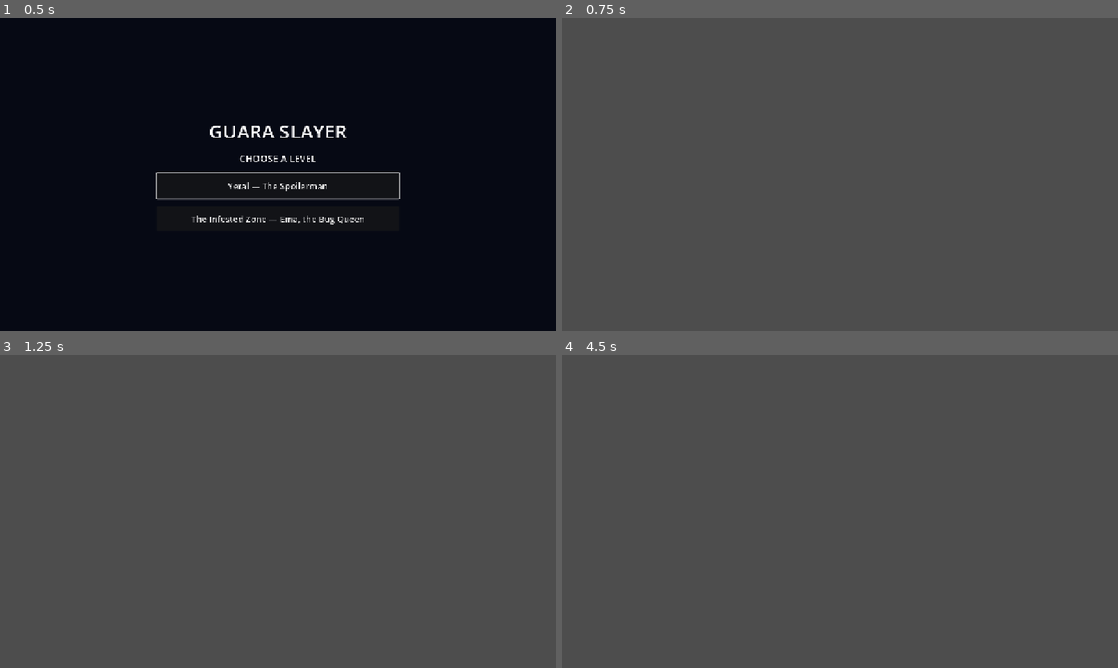
Above: before the commit, frames 1-4 (two rows, left to right).
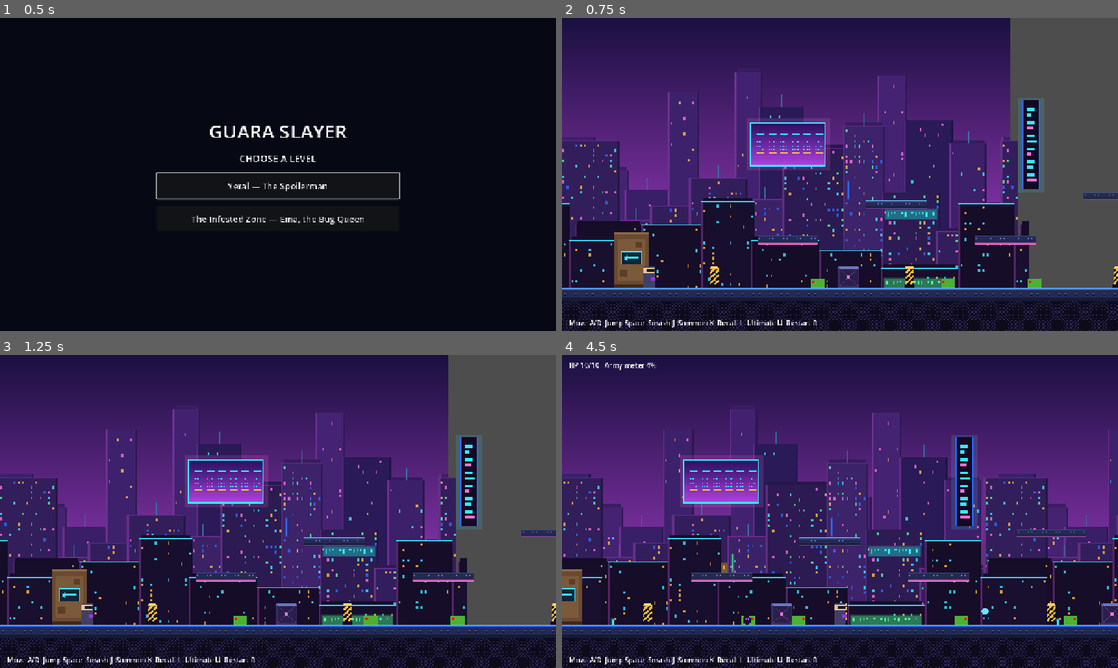
Above: after the commit, the same moments.

Repository: Ragnorus/GuaraGameJam2026
Game: Godot game, scene res://scenes/level_select.tscn
Same seed, same stepped clock (60 frames per second), same inputs: the game is played once before the commit and once after it.
Inputs (mouse positions are in pixels of both pictures, inside the frame that each line leads up to):
- Up to frame 1 (0.5 s): no input
- Up to frame 2 (0.75 s): click "Yeral — The Spoilerman" at 0.5 s
- Up to frame 3 (1.25 s): no input
- Up to frame 4 (4.5 s): move the mouse to (962, 495) at 1.27 s; hold D (move_right, bound only after the commit) 1.28-2.78 s; tap Shift (dash, bound only after the commit) at 1.35 s; click (962, 495) at 1.42 s; tap Space (jump, bound only after the commit) at 1.52, 2.27, 3.77 s; move the mouse to (728, 527) at 2.02 s; tap L (recall, bound only after the commit) at 2.1 s; move the mouse to (895, 442) at 2.77 s; hold A (move_left, bound only after the commit) 2.78-3.53 s; hold J (shoot, bound only after the commit) 2.78-3.53 s; move the mouse to (812, 574) at 3.52 s; hold D (move_right, bound only after the commit) from 3.53 s (still down); tap K (summon, bound only after the commit) at 3.6 s; click (812, 574) at 3.67 s; move the mouse to (1006, 558) at 4.27 s; tap U (ultimate, bound only after the commit) at 4.35 s

Frame 1 is identical in both runs. In frame 2, 86% of the frame differs, in the area x 0-100%, y 0-100%; in frame 3, 85%; in frame 4, 100%.
Error before the commit: Parse Error: Expected indented block after function declaration. (res://scripts/main.gd:96)

Commit message:
Fix merge parse error in main.gd, drop redundant Yeral code, add headless smoke test
Co-authored-by: Copilot <223556219+Copilot@users.noreply.github.com>

Diff:
--- a/scripts/boss_yeral.gd
+++ b/scripts/boss_yeral.gd
@@ -103,7 +103,6 @@
 	var real: String = attacks[randi() % attacks.size()]
 	var lie_chance := 0.2 + 0.2 * (phase - 1)
 	var roll := randf()
-	var said := real
 	var done := real
 	if roll < lie_chance * 0.5:
 		done = "nothing"
@@ -114,12 +113,10 @@
 		"charge": ["Next, I charge. Straight at you!", "Spoiler: I'm about to ram you."],
 		"trap": ["The floor beneath you will explode!", "Spoiler: don't stand there."],
 	}
-	var l: Array = lines[said]
+	var l: Array = lines[real]
 	speech.emit(l[randi() % l.size()], 2.0)
 	pending = done
 	pending_time = 1.0 if done != "nothing" else 1.2
-	if done == "trap" and said != "trap":
-		pending_time = 1.0
 
 func _execute(a: String) -> void:
 	match a:
--- a/scripts/main.gd
+++ b/scripts/main.gd
@@ -94,7 +94,6 @@
 		_add_prop("res://assets/prop_crate.png", Vector2(x, FLOOR_Y), 2.0)
 
 func _build_world() -> void:
-func _build_world() -> void:
 	_build_background()
 	_build_props()
 	if ema_level:
@@ -117,7 +116,8 @@
 			Rect2(1820, 475, 170, 20),
 		]
 	for r in platforms:
-		_add_block(r, "platform")	player = Player.new()
+		_add_block(r, "platform")
+	player = Player.new()
 	player.position = Vector2(100, FLOOR_Y - 40)
 	add_child(player)
 	player.died.connect(_on_player_died)
--- /dev/null
+++ b/tools/smoke_test.gd
@@ -0,0 +1,31 @@
+extends SceneTree
+
+# Headless smoke test: godot --headless --path . -s tools/smoke_test.gd -- <scene>
+func _initialize() -> void:
+	var path := "res://scenes/main.tscn"
+	var args := OS.get_cmdline_user_args()
+	if args.size() > 0:
+		path = args[0]
+	var scene: Node = load(path).instantiate()
+	root.add_child(scene)
+	await create_timer(0.5).timeout
+	var player: Node2D = scene.get("player")
+	if player == null:
+		print("SMOKE: no player in ", path)
+		quit(1)
+		return
+	player.global_position.x = 2200.0
+	await create_timer(1.0).timeout
+	var boss: Node = null
+	for e in get_nodes_in_group("enemies"):
+		if e.has_method("activate"):
+			boss = e
+	print("SMOKE boss: ", boss)
+	if boss != null:
+		for i in range(40):
+			boss.take_damage(1)
+			await create_timer(0.25).timeout
+			if not is_instance_valid(boss):
+				break
+	print("SMOKE done ", path)
+	quit(0)
